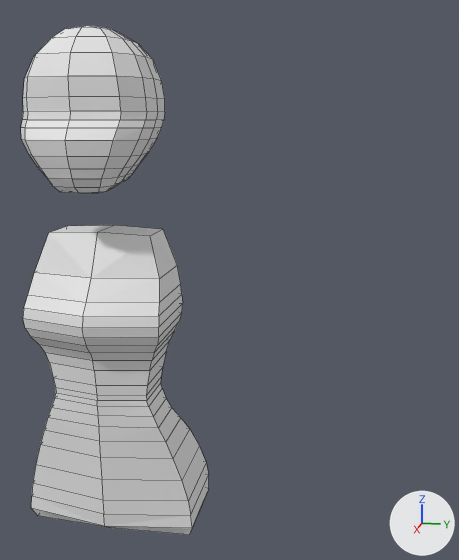
A saved change to the Blender file Modelos/Cabeca.blend.
Before and after are seen from a 50 mm camera at (1.112, 0.463, 0.029) aimed at (-0.026, 0.236, -0.255). The axes (+X, +Y, +Z) are drawn at lower right. The lights are the same throughout. The older version comes first. Mesh edges are drawn as thin lines.

The first picture shows 'Cabeca', 'Torax'.
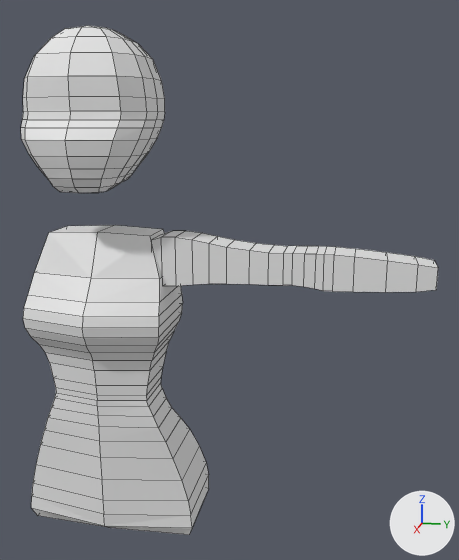
Pixel boxes (x1, y1, x2, y2) of what changed, in the pictures (459 x 560 px):
'Braco.E', added
    after: (152, 231, 438, 292)

Patch to the scene script:
```diff
--- a/Modelos/Cabeca.blend.py
+++ b/Modelos/Cabeca.blend.py
@@ me_cubo_003 @@
+me_cubo_003.from_pydata(...)  # 72 vertices, 70 faces; spans x -0.67..0.67, y -0.89..8.29, z -0.95..0.73
@@ ob_braco_e @@
+ob_braco_e = bpy.data.objects.new('Braco.E', me_cubo_003)
+ob_braco_e.location = (0.0, 0.153, -0.207)
+ob_braco_e.scale = (0.054, 0.054, 0.054)
```
